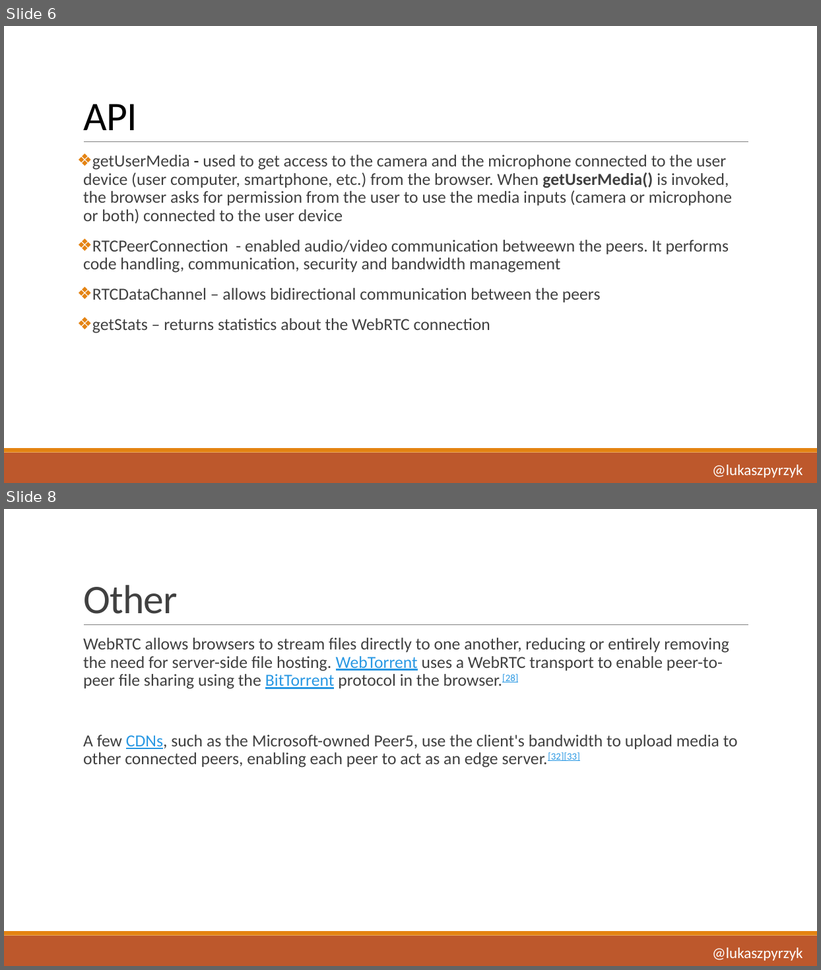
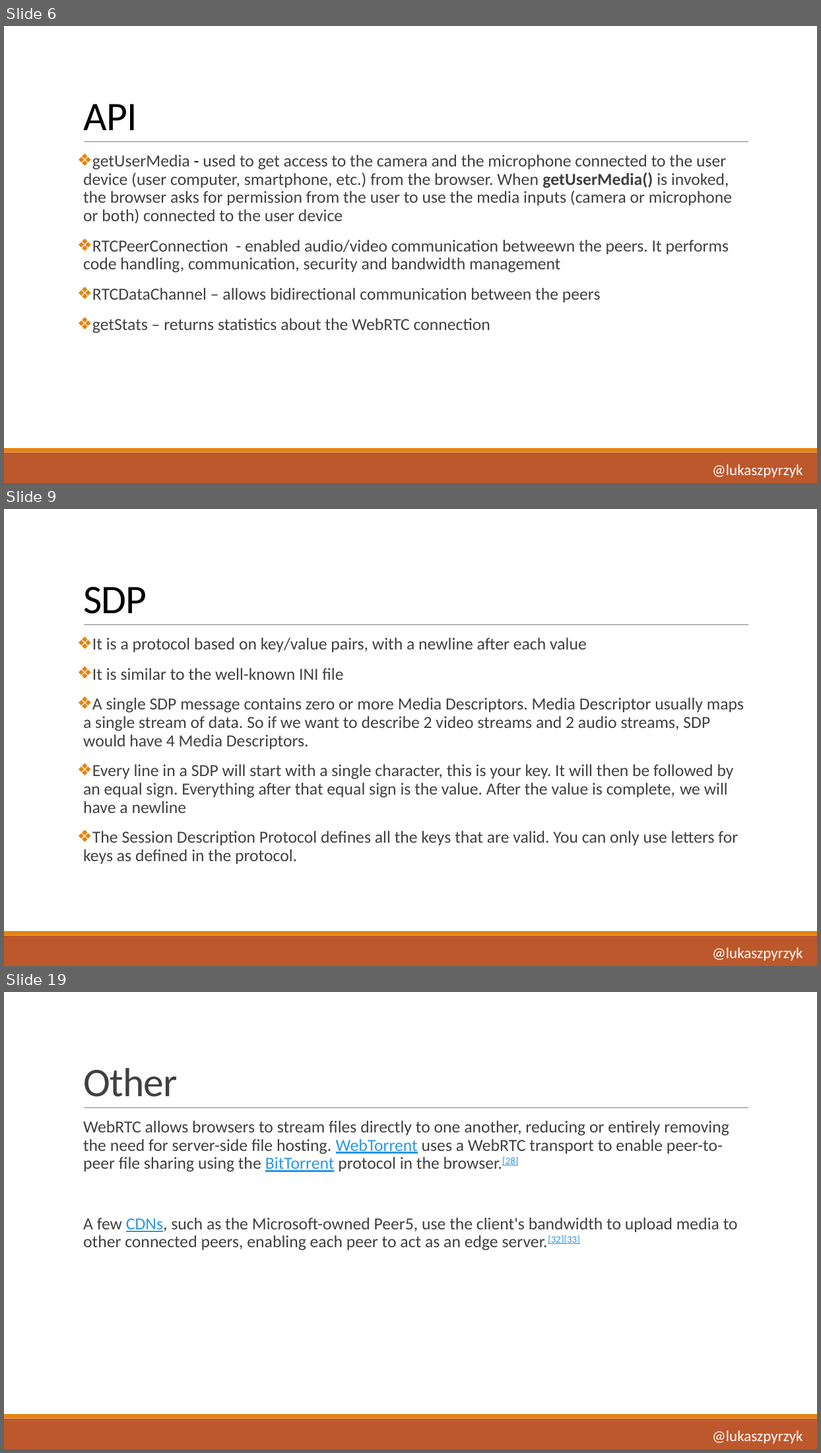
Before and after one commit to lukasz-pyrzyk/webrtc-dotnet, a slide deck: WebRTC with.pptx. Shown one above the other, each under a label of ours: slides 6 and 8 before the commit, slides 6, 9 and 19 after it; the slides between them are not shown. The pictures are 821x970 and 821x1453 pixels, drawn with LibreOffice and Linux fonts; fonts in the diff are those of the drawing. Boxes give left, top, right and bottom in pixels: in the first picture for what was removed or moved away, otherwise in the second. Text is boxed around its words. In the diff, an @@ line names an element or a change of style, - is before the commit and + after.

```diff
--- a/WebRTC with.pptx
+++ b/WebRTC with.pptx
@@ slide 9 added at [4,509,817,966], background #FFFFFF; not listed: 3 template elements that a slide beside it also shows @@
@@ title added at [83,587,147,614], 48 pt, text #000000 @@
+SDP
@@ text added at [83,638,744,864], 20 pt, text #404040 @@
+❖ It is a protocol based on key/value pairs, with a newline after each value
+❖ It is similar to the well-known INI file
+❖ A single SDP message contains zero or more Media Descriptors. Media Descriptor usually maps a single stream of data. So if we want to describe 2 video streams and 2 audio streams, SDP would have 4 Media Descriptors.
+❖ Every line in a SDP will start with a single character, this is your key. It will then be followed by an equal sign. Everything after that equal sign is the value. After the value is complete, we will have a newline
+❖ The Session Description Protocol defines all the keys that are valid. You can only use letters for keys as defined in the protocol.
@@ text added at [712,948,803,961], 18 pt, text #FFFFFF @@
+@lukaszpyrzyk
@@ what was slide 8 is now slide 19 @@
```
Also in this commit, not shown: 1 slide changed, 11 other slides added.
